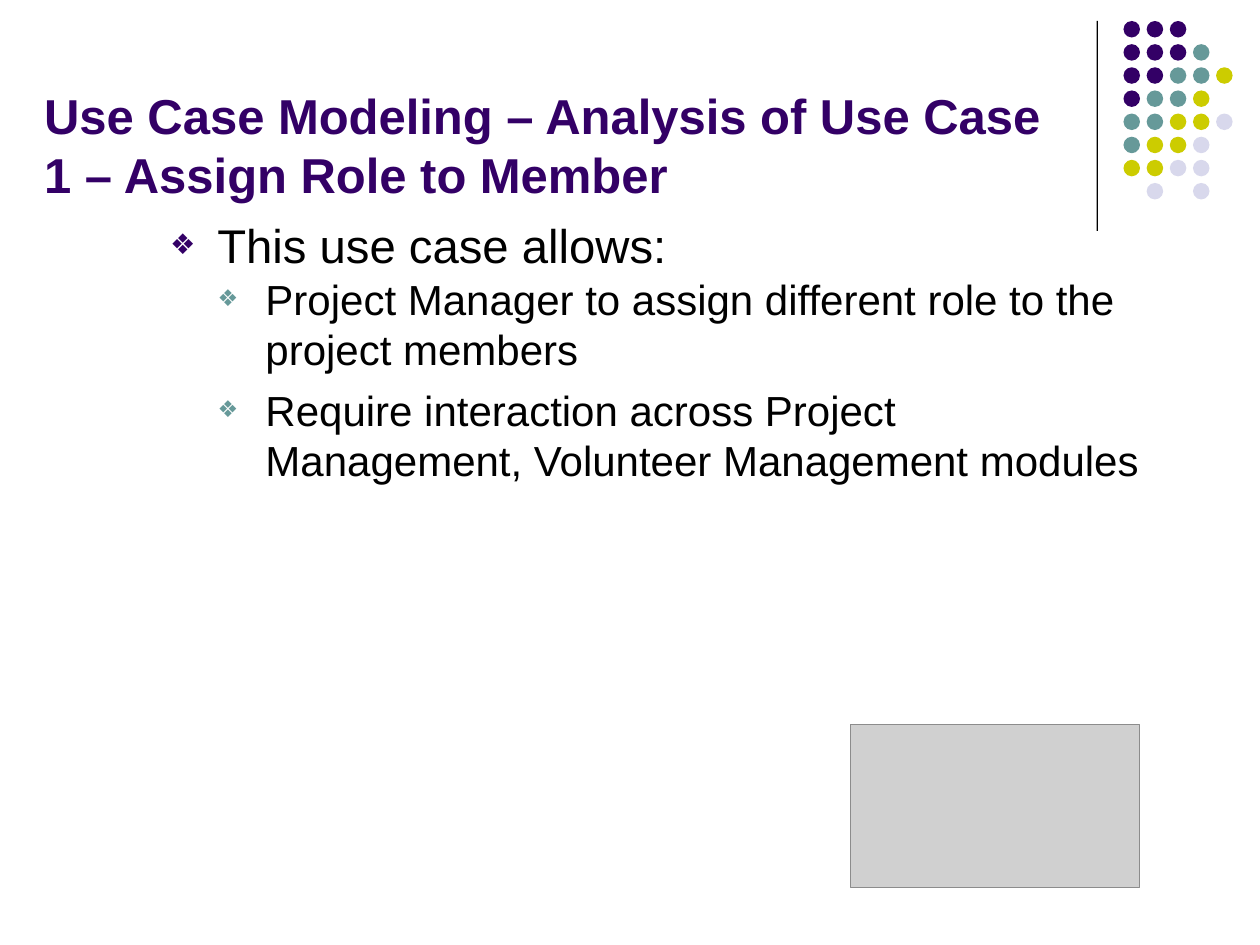
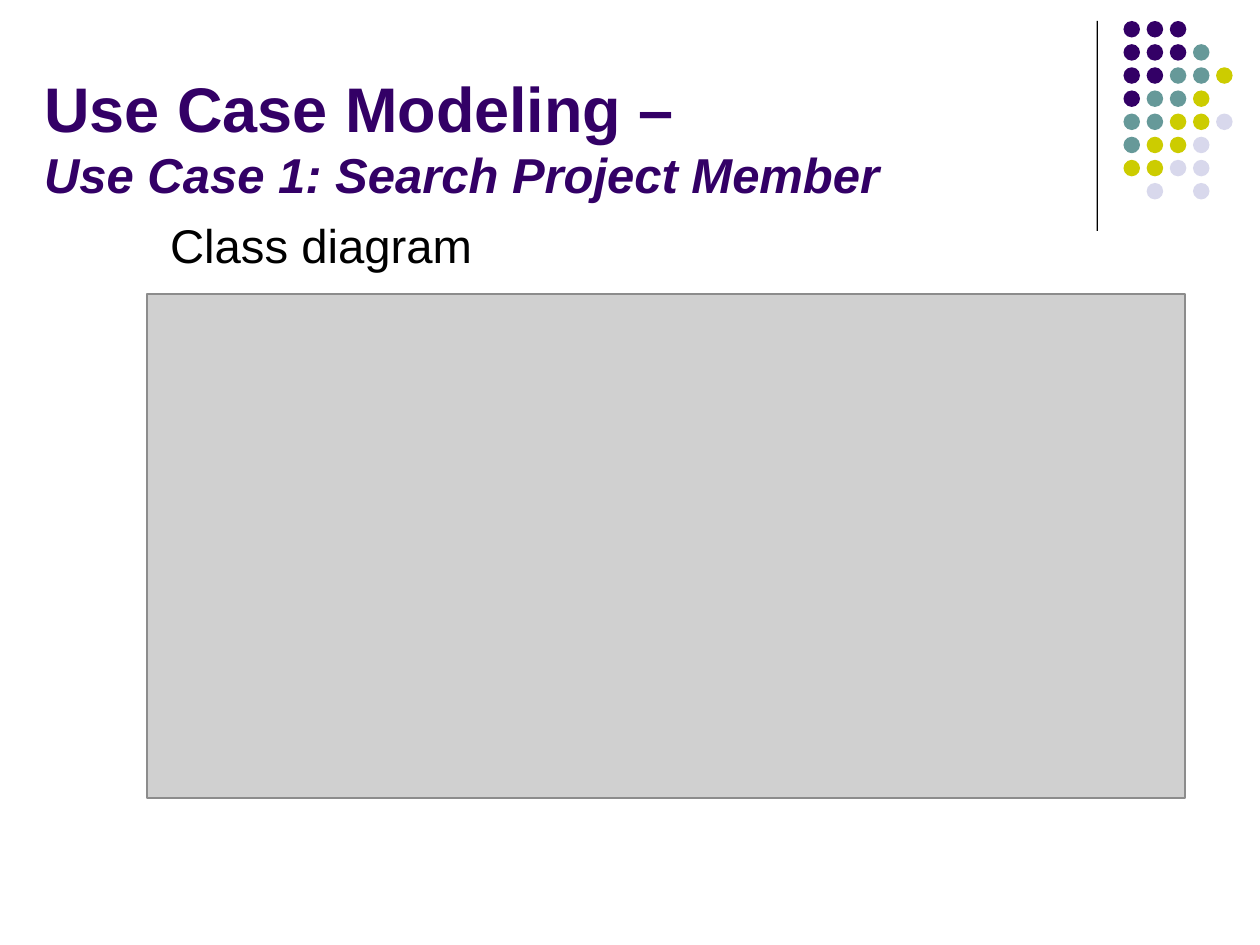
Before and after one commit to imireasa/mtech-se18-t08s, a slide deck: slide 10 of docs/W-9 Working Document/W-9.3 Presentation Slides/Phase 2/vms_presentation_2_v0.1.pptx (slide 7 before the commit). Drawn at 1260x945 pixels with LibreOffice and Linux fonts; fonts in the diff are those of the drawing; grey boxes stand for pictures. Boxes give left, top, right and bottom in pixels: in the first picture for what was removed or moved away, otherwise in the second. Text is boxed around its words. In the diff, an @@ line names an element or a change of style, - is before the commit and + after.

```diff
--- a/docs/W-9 Working Document/W-9.3 Presentation Slides/Phase 2/vms_presentation_2_v0.1.pptx
+++ b/docs/W-9 Working Document/W-9.3 Presentation Slides/Phase 2/vms_presentation_2_v0.1.pptx
@@ title at bbox=[44, 86, 879, 203]: text changed; italic on @@
-Use Case Modeling – Analysis of Use Case 1 – Assign Role to Member
+Use Case Modeling –
+Use Case 1: Search Project Member
@@ text at bbox=[170, 228, 472, 273]: text changed; size 24 to 27 pt @@
-❖ This use case allows:
-  ❖ Project Manager to assign different role to the project members
-  ❖ Require interaction across Project Management, Volunteer Management modules
+Class diagram
@@ picture added at bbox=[147, 294, 1186, 798] @@
@@ picture removed at bbox=[850, 724, 1140, 887] @@
```
Also in this commit, not shown: 11 other slides changed, 15 slides added, 3 slides removed.
